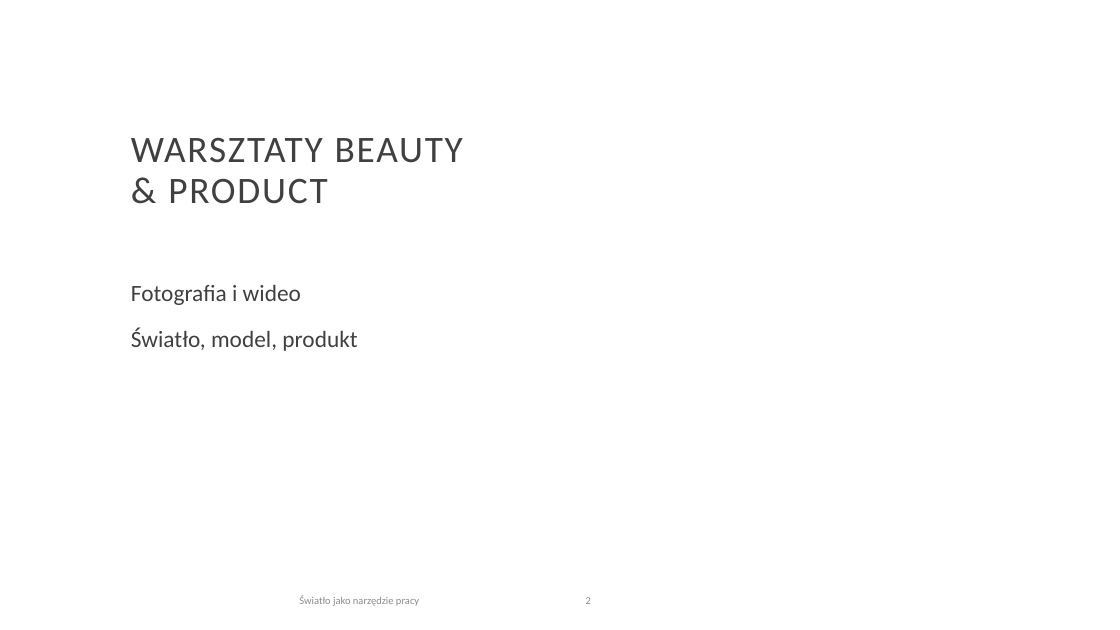
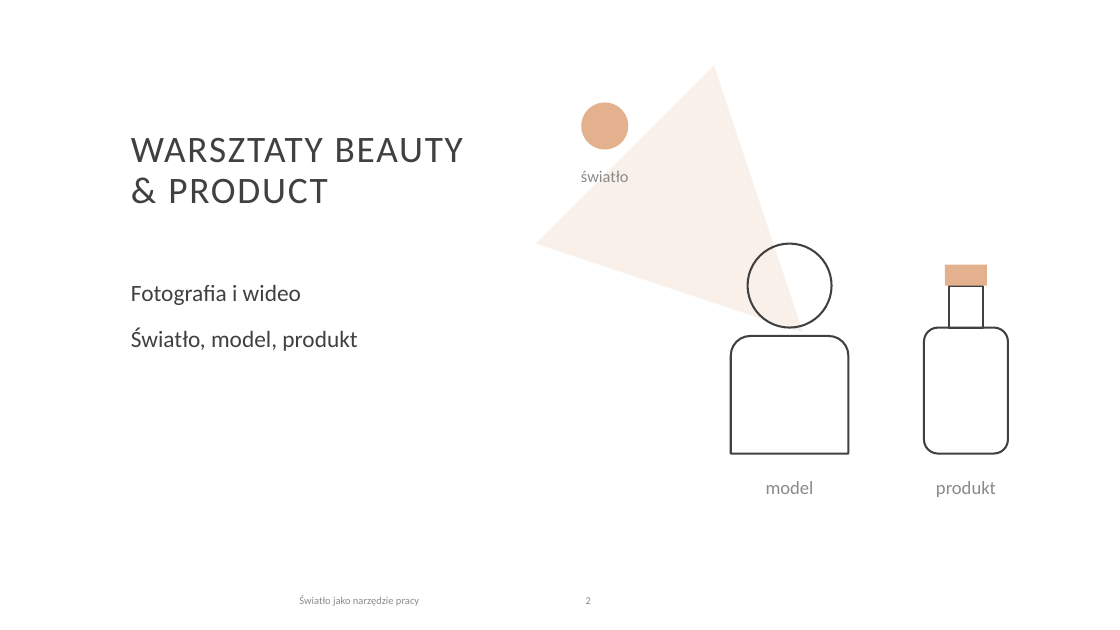
Before and after one commit to kontakt334/4eyes, a slide deck: slide 2 of projekty/warsztaty-beauty-product/swiatlo-jako-narzedzie-pracy-v2.pptx. Drawn at 1120x630 pixels with LibreOffice and Linux fonts; fonts in the diff are those of the drawing; background and template pictures are left out. Boxes give left, top, right and bottom in pixels: in the first picture for what was removed or moved away, otherwise in the second. Text is boxed around its words. In the diff, an @@ line names an element or a change of style, - is before the commit and + after.

```diff
--- a/projekty/warsztaty-beauty-product/swiatlo-jako-narzedzie-pracy-v2.pptx
+++ b/projekty/warsztaty-beauty-product/swiatlo-jako-narzedzie-pracy-v2.pptx
@@ triangle added at [536, 65, 892, 422], fill #E3B18D at 18% opacity @@
@@ ellipse added at [581, 103, 628, 150], fill #E3B18D @@
@@ text added at [581, 171, 629, 182], 14 pt, text #8A8A8A @@
+światło
@@ ellipse added at [748, 244, 832, 328], outline #404040 1.75 pt @@
@@ rectangle added at [945, 265, 987, 286], fill #E3B18D @@
@@ rectangle added at [949, 286, 983, 328], outline #404040 1.75 pt @@
@@ rounded rectangle added at [924, 328, 1008, 454], outline #404040 1.75 pt @@
@@ round same rect added at [731, 336, 849, 454], outline #404040 1.75 pt @@
@@ text added at [766, 481, 814, 494], 16 pt, text #8A8A8A @@
+model
@@ text added at [936, 481, 996, 497], 16 pt, text #8A8A8A @@
+produkt
```
Also in this commit, not shown: 9 other slides changed, 1 slide removed, 2 other files.
